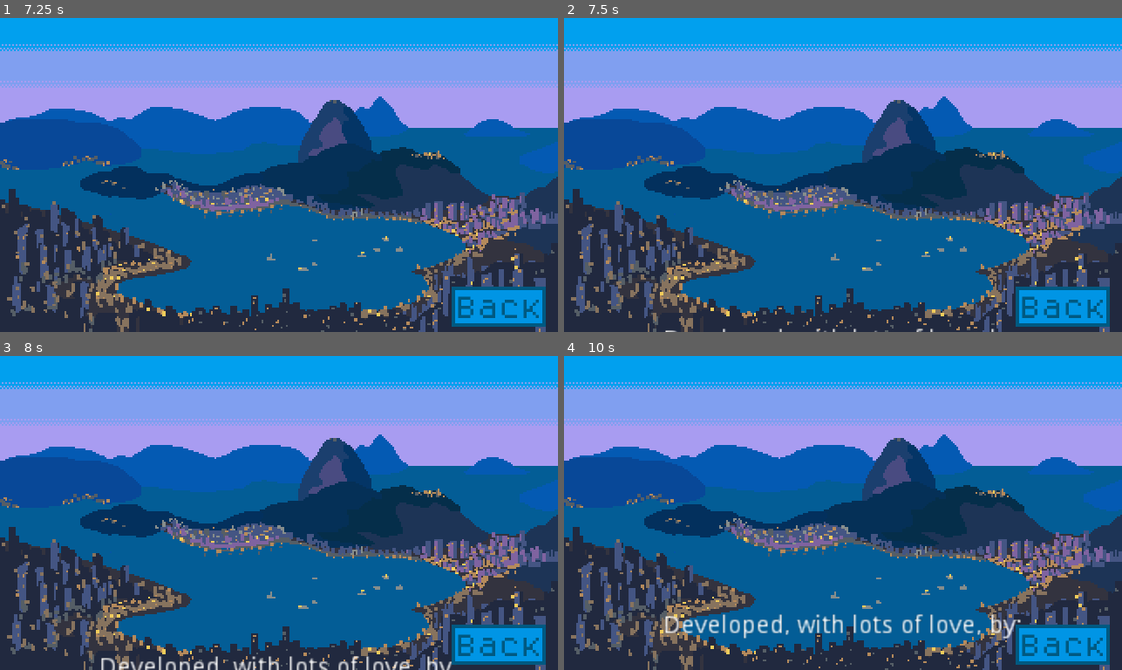
Above: before the commit, frames 1-4 (two rows, left to right).
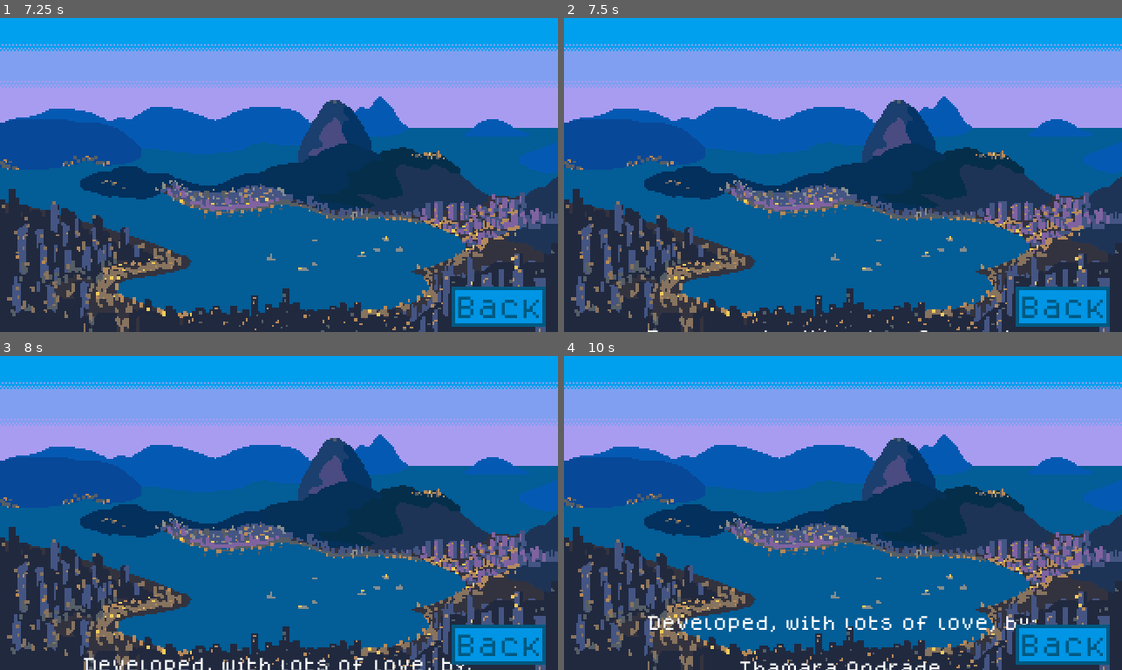
Above: after the commit, the same moments.

Repository: hamiltonromualdo/bring-ur-glam
Game: Godot game, scene res://src/UserInterface/TitleScreen.tscn
Same seed, same stepped clock (60 frames per second), same inputs: the game is played once before the commit and once after it. Sound files missing from this copy of the repository are replaced by a short silence.
Inputs (mouse positions are in pixels of both pictures, inside the frame that each line leads up to):
- Up to frame 1 (7.25 s): tap Enter at 0.5 s; move the mouse to (401, 159) at 0.52 s; hold Right (ui_right) 0.53-2.03 s; tap Space at 1.25 s; move the mouse to (167, 190) at 1.27 s; move the mouse to (334, 105) at 2.02 s; hold Left (ui_left) 2.03-2.78 s; move the mouse to (251, 237) at 2.77 s; hold Right (ui_right) 2.78-4.28 s; move the mouse to (446, 222) at 3.52 s; move the mouse to (111, 127) at 4.27 s; hold Left (ui_left) 4.28-5.03 s; move the mouse to (306, 175) at 5.02 s; hold Right (ui_right) 5.03-5.78 s; move the mouse to (195, 96) at 5.77 s; hold Left (ui_left) 5.78-6.5 s; click "Credits" at 6.5 s
- Up to frame 2 (7.5 s): tap Enter at 7.25 s; move the mouse to (965, 159) at 7.27 s; hold Left (ui_left) from 7.28 s (still down)
- Up to frame 3 (8 s): keep holding Left (ui_left)
- Up to frame 4 (10 s): move the mouse to (731, 528) at 8.02 s; release Left (ui_left) at 8.03 s; hold Right (ui_right) from 8.03 s (still down); move the mouse to (898, 443) at 8.77 s; move the mouse to (815, 575) at 9.52 s

Frame 1 is identical in both runs. In frame 2, 0.1% of the frame differs, in the area x 15-80%, y 98-100%; in frame 3, 1.4%; in frame 4, 2.4%, in the area x 15-85%, y 82-100%.

Commit message:
Use pixel font on the credit scene

Diff:
--- a/bring_ur_glam/src/UserInterface/CreditsScreen.tscn
+++ b/bring_ur_glam/src/UserInterface/CreditsScreen.tscn
@@ -1,11 +1,17 @@
-[gd_scene load_steps=7 format=2]
+[gd_scene load_steps=10 format=2]
 
 [ext_resource path="res://src/UserInterface/CreditsScreen.gd" type="Script" id=1]
 [ext_resource path="res://assets/bg/menu_rio.png" type="Texture" id=2]
 [ext_resource path="res://src/UserInterface/ChangeSceneButton.tscn" type="PackedScene" id=3]
 [ext_resource path="res://src/UserInterface/TitleScreen.tscn" type="PackedScene" id=4]
+[ext_resource path="res://assets/fonts/dogica/dogicapixel.ttf" type="DynamicFontData" id=5]
 [ext_resource path="res://assets/sound/customize_player_theme.mp3" type="AudioStream" id=6]
 [ext_resource path="res://assets/ui/flat_pixel_theme.tres" type="Theme" id=7]
+[ext_resource path="res://src/UserInterface/HUDTheme.tres" type="Theme" id=8]
+
+[sub_resource type="DynamicFont" id=1]
+size = 9
+font_data = ExtResource( 5 )
 
 [node name="CreditsScreen" type="Control"]
 anchor_right = 1.0
@@ -25,10 +31,13 @@
 anchor_top = 0.5
 anchor_right = 0.5
 anchor_bottom = 0.5
-margin_left = -112.0
-margin_top = 99.0
-margin_right = 113.0
-margin_bottom = 538.0
+margin_left = -127.0
+margin_top = 100.0
+margin_right = 125.0
+margin_bottom = 539.0
+theme = ExtResource( 8 )
+custom_constants/line_spacing = 6
+custom_fonts/font = SubResource( 1 )
 text = "Developed, with lots of love, by:
 
 Thamara Andrade
